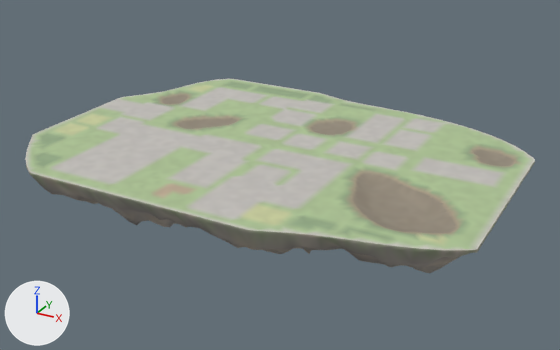
An edit to the glTF model godot_project/remake/sky/islands/SKY-001.rock.glb, drawn before and after from the same camera.
The view is the same before and after, from a camera (50 mm lens) standing at (205.0, -363.0, 164.0) and looking at (0.0, 9.0, -21.0). The lights are fixed; the arrows at lower left show +X, +Y and +Z. The picture after the commit comes second.

The older version as bpy lines, for what is in view:
```python
me_deck_col = bpy.data.meshes.new('deck-col')
me_deck_col.from_pydata(...)  # 3611 vertices, 6949 faces; spans x -135.0..137.0, y -95.0..104.0, z -4.0..0.0
me_deck_col.materials.append(mat_sky_deck)
me_rock = bpy.data.meshes.new('rock')
me_rock.from_pydata(...)  # 1798 vertices, 3323 faces; spans x -135.0..137.0, y -95.0..104.0, z -61.0..0.0
me_rock.materials.append(mat_sky_rock)
ob_deck_col = bpy.data.objects.new('deck-col', me_deck_col)
ob_deck_col.location = (0.0, 0.0, 0.0)
ob_rock = bpy.data.objects.new('rock', me_rock)
ob_rock.location = (0.0, 0.0, 0.0)
```
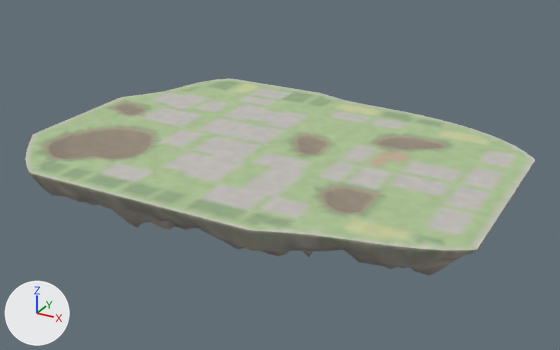
Edits to the bpy script that builds the scene:
```text
Change me_deck_col:
    used by ob_deck_col; location = (0.0, 0.0, 0.0)
    remove me_deck_col.from_pydata(...)  # 3611 vertices, 6949 faces; spans x -135.0..137.0, y -95.0..104.0, z -4.0..0.0
    add me_deck_col.from_pydata(...)  # 3606 vertices, 6937 faces; spans x -135.0..137.0, y -95.0..104.0, z -5.0..0.0
    me_deck_col part 1: 131 vertices moved from x 5.0..125.0, y -59.0..55.0, z -4.0..0.0 to x 9.0..125.0, y -56.0..54.0, z -2.0..0.0; 437 vertices removed from x 3.0..128.0, y -62.0..62.0, z -4.0..0.0; 363 vertices added at x 5.0..125.0, y -60.0..60.0, z -2.0..0.0
    me_deck_col part 2: 116 vertices moved from x -119.0..-47.0, y -68.0..50.0, z -2.0..0.0 to x -119.0..-47.0, y -68.0..48.0, z -5.0..0.0; 230 vertices removed from x -123.0..-41.0, y -68.0..59.0, z -2.0..0.0; 299 vertices added at x -127.0..-43.0, y -72.0..56.0, z -5.0..0.0
    me_deck_col part 3: 2051 kept faces spanning x -135.0..133.0, y -92.0..100.0, z -5.0..0.0 get new vertex colours
```

Changed parts and their boxes [x1, y1, x2, y2] in the pictures (560 x 350 px; the box of a moved part takes in the faces that stretch with it):
part 1 of me_deck_col, moved or reshaped: before [289, 118, 521, 238]; after [289, 118, 521, 236]
part 2 of me_deck_col, moved or reshaped: before [44, 92, 245, 161]; after [39, 92, 242, 161]
part 3 of me_deck_col, recoloured: [33, 80, 524, 248] in both
